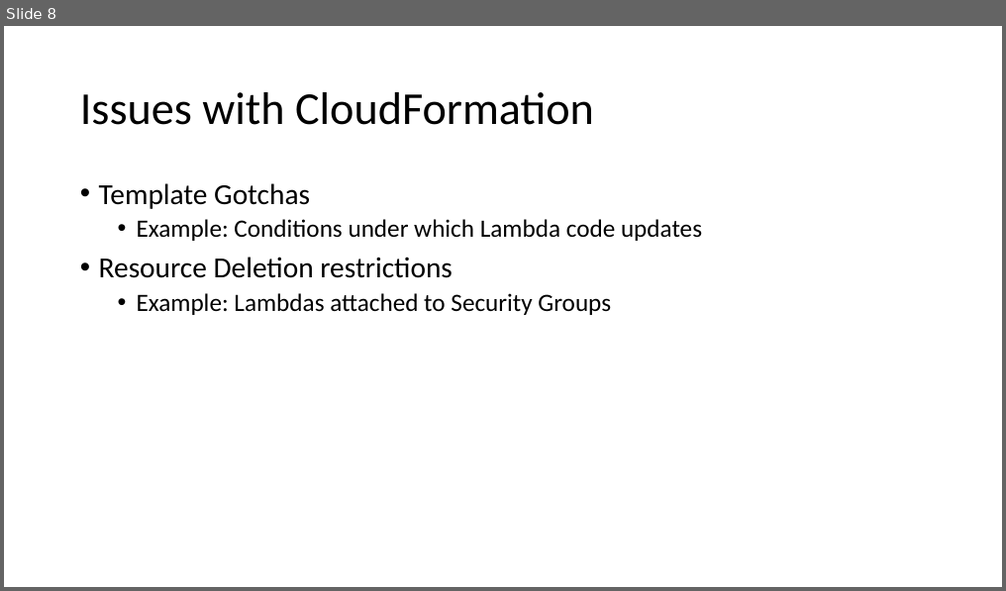
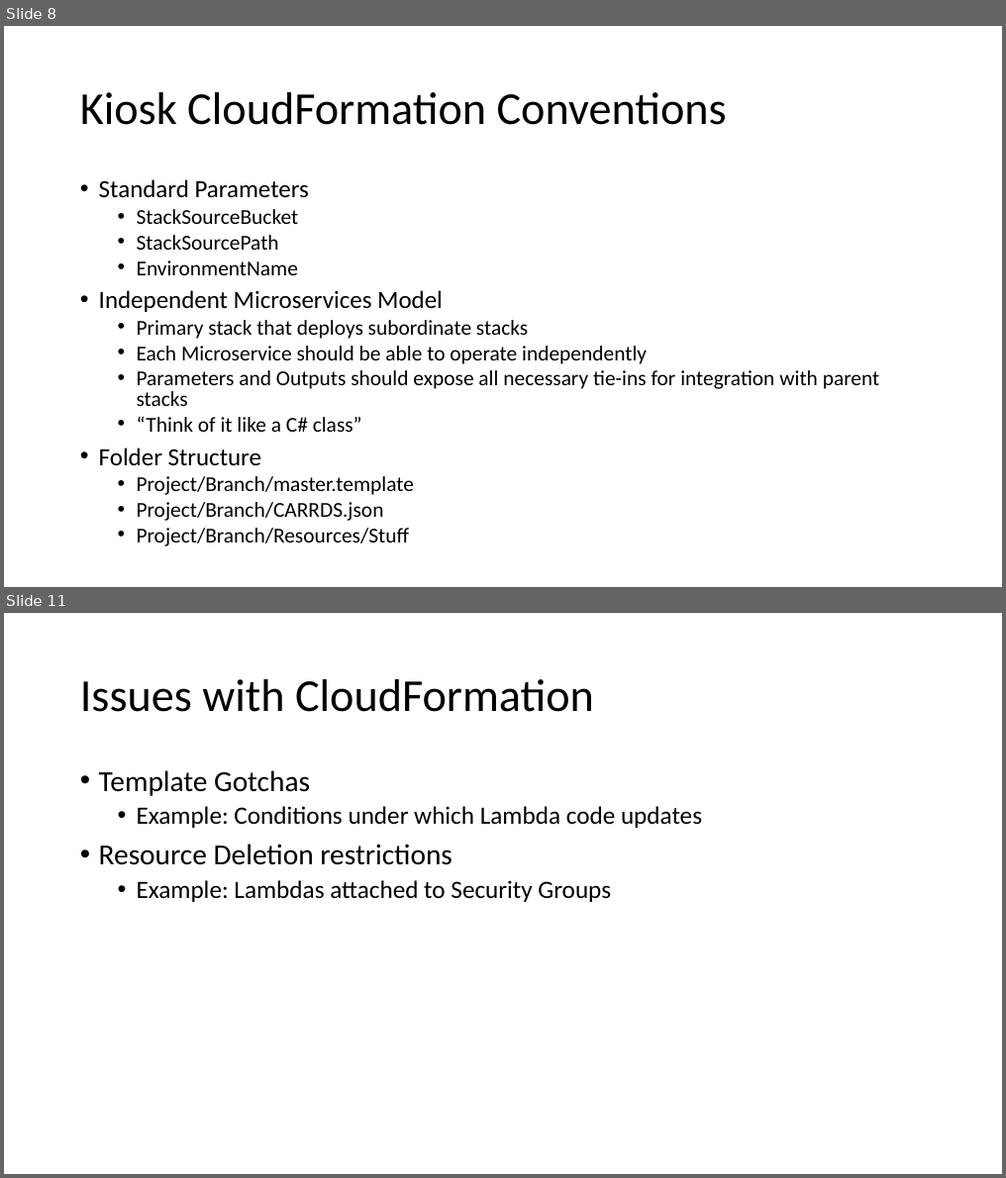
Before and after one commit to jbaacke/CloudFormationAndCARRDSDemo, a slide deck: VSTS and CloudFormation.pptm. Shown one above the other, each under a label of ours: slide 8 before the commit, slides 8 and 11 after it; the slides between them are not shown. The pictures are 1006x591 and 1006x1178 pixels, drawn with LibreOffice and Linux fonts; fonts in the diff are those of the drawing. Boxes give left, top, right and bottom in pixels: in the first picture for what was removed or moved away, otherwise in the second. Text is boxed around its words. In the diff, an @@ line names an element or a change of style, - is before the commit and + after.

```diff
--- a/VSTS and CloudFormation.pptm
+++ b/VSTS and CloudFormation.pptm
@@ slide 8 added at bbox=[4, 26, 1002, 587], background #FFFFFF @@
@@ title added at bbox=[80, 92, 727, 125], 44 pt, text #000000 @@
+Kiosk CloudFormation Conventions
@@ text added at bbox=[99, 179, 880, 547], 20.4 pt, text #000000 @@
+• Standard Parameters
+  • StackSourceBucket
+  • StackSourcePath
+  • EnvironmentName
+• Independent Microservices Model
+  • Primary stack that deploys subordinate stacks
+  • Each Microservice should be able to operate independently
+  • Parameters and Outputs should expose all necessary tie-ins for integration with parent stacks
+  • “Think of it like a C# class”
+• Folder Structure
+  • Project/Branch/master.template
+  • Project/Branch/CARRDS.json
+  • Project/Branch/Resources/Stuff
@@ what was slide 8 is now slide 11 @@
```
Also in this commit, not shown: 8 slides changed, 5 other slides added.
